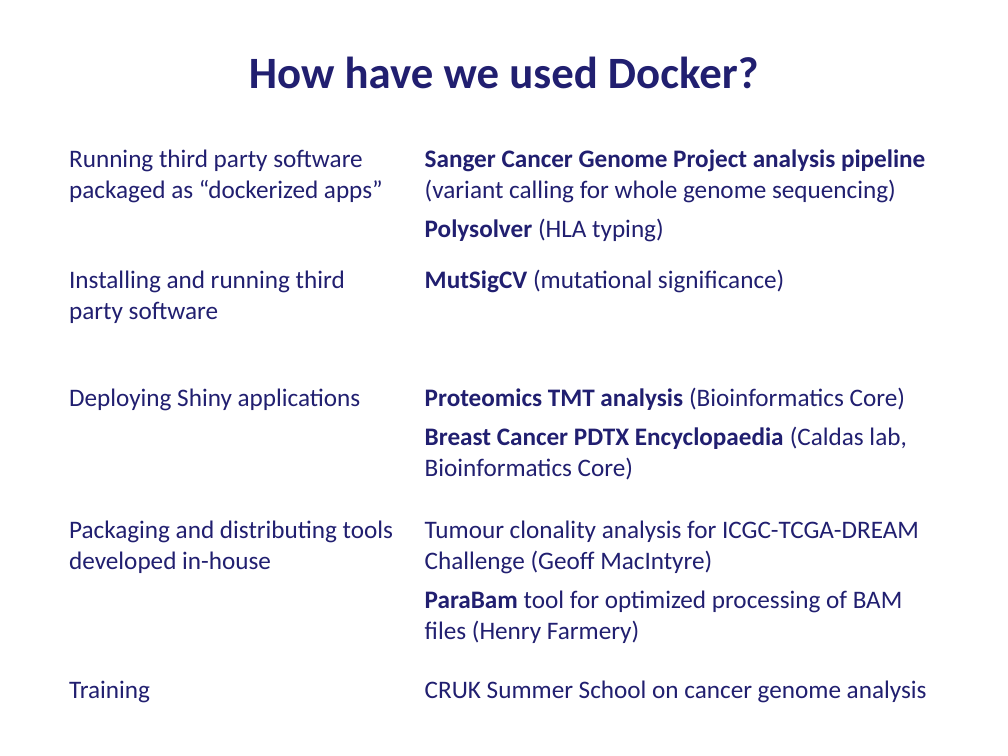
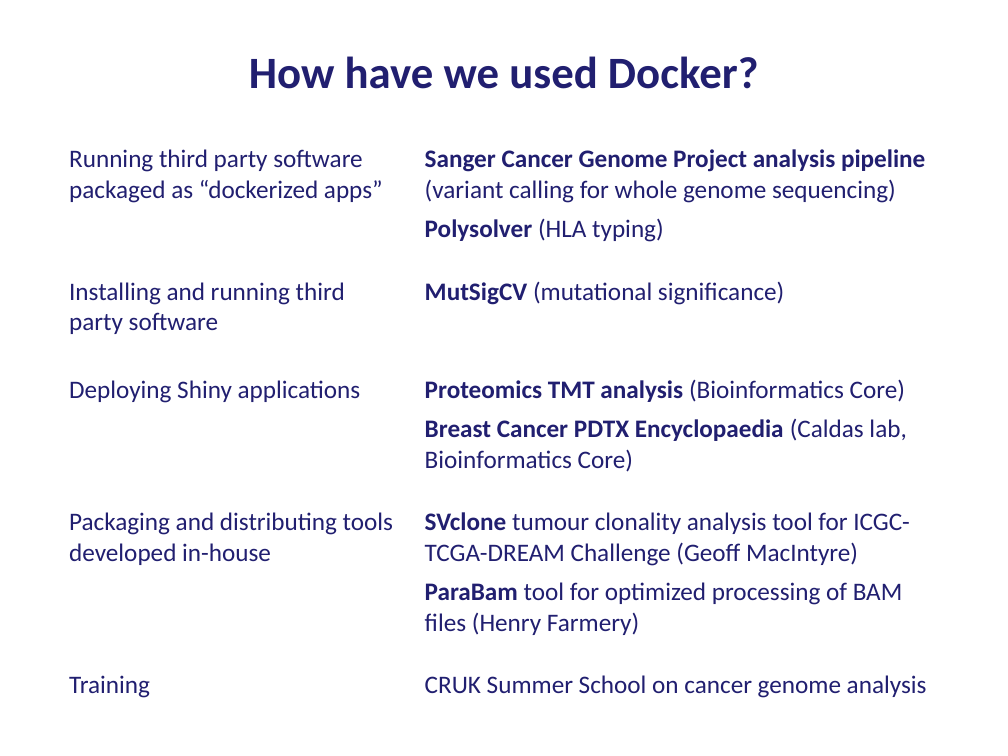
Before and after one commit to bioinformatics-core-shared-training/docker-4-bioinformatics, a slide deck: slide 10 of IntroductionToDocker.pptx. Drawn at 1008x756 pixels with LibreOffice and Linux fonts; fonts in the diff are those of the drawing. Boxes give left, top, right and bottom in pixels: in the first picture for what was removed or moved away, otherwise in the second. Text is boxed around its words. In the diff, an @@ line names an element or a change of style, - is before the commit and + after.

Commit message:
Minor updates to slides.

```diff
--- a/IntroductionToDocker.pptx
+++ b/IntroductionToDocker.pptx
@@ table at <box>49,134,961,727</box> @@
-row 4, column 2: Tumour clonality analysis for ICGC-TCGA-DREAM Challenge (Geoff MacIntyre) / ParaBam tool for optimized processing of BAM files (Henry Farmery)
+row 4, column 2: SVclone tumour clonality analysis tool for ICGC-TCGA-DREAM Challenge (Geoff MacIntyre) / ParaBam tool for optimized processing of BAM files (Henry Farmery)
```
Also in this commit, not shown: 2 other slides changed, 1 other file.
